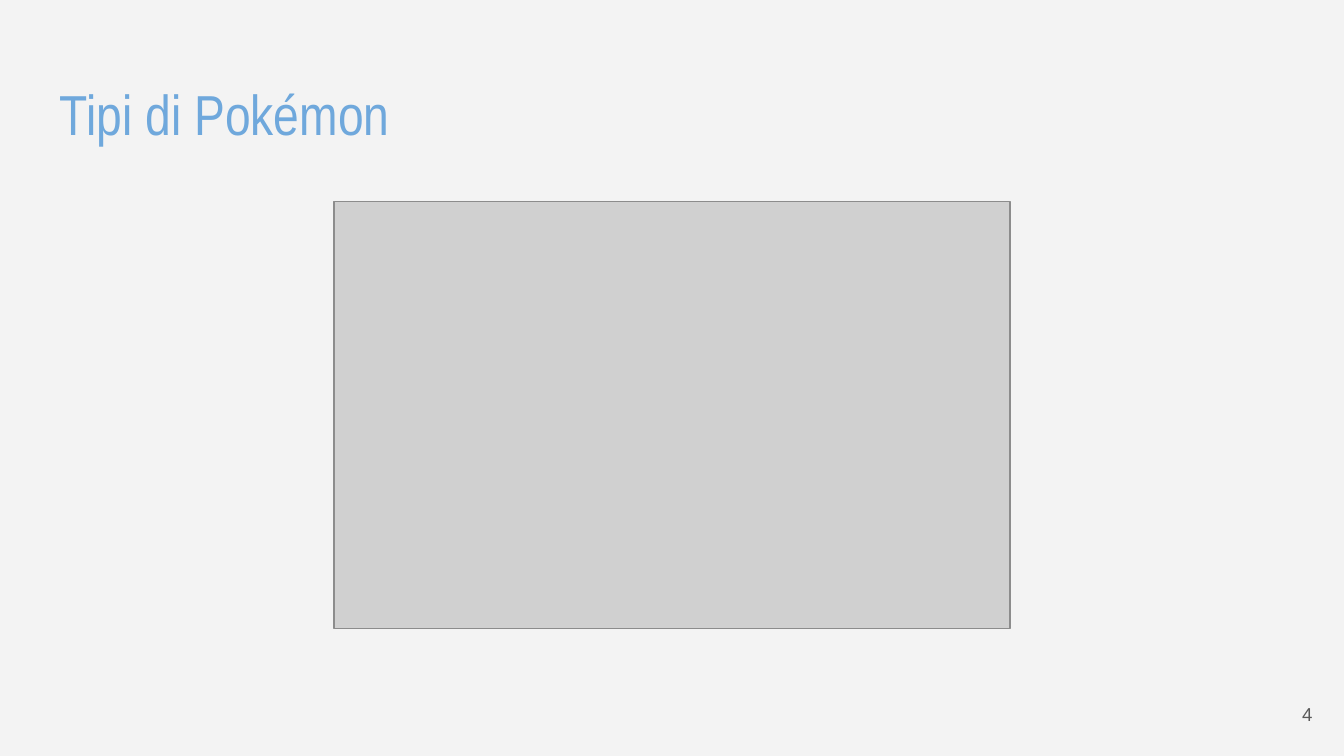
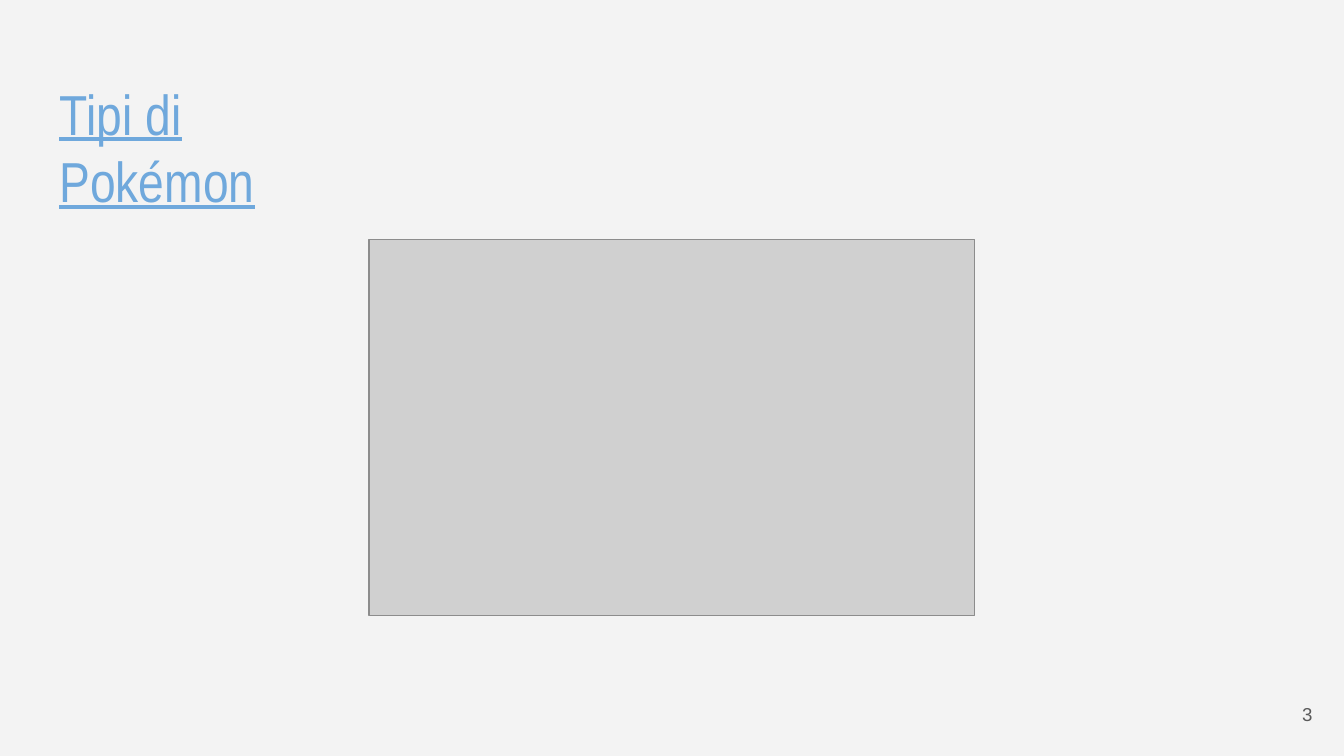
Before and after one commit to Mantotheale/PokemonScientificVisualization, a slide deck: slide 4 of Pokemon - Visualizzazione Scientifica.pptx. Drawn at 1344x756 pixels with LibreOffice and Linux fonts; fonts in the diff are those of the drawing; grey boxes stand for pictures. Boxes give left, top, right and bottom in pixels: in the first picture for what was removed or moved away, otherwise in the second. Text is boxed around its words. In the diff, an @@ line names an element or a change of style, - is before the commit and + after.

```diff
--- a/Pokemon - Visualizzazione Scientifica.pptx
+++ b/Pokemon - Visualizzazione Scientifica.pptx
@@ title "Tipi di Pokémon" at bbox=[59, 94, 254, 209]: underline on @@
@@ picture: place and size @@
-picture at bbox=[335, 202, 1011, 629]
+picture at bbox=[370, 239, 976, 616]
@@ text at bbox=[1302, 708, 1312, 721]: text changed @@
-4
+3
```
Also in this commit, not shown: 15 other slides changed, 5 slides added, 1 slide removed, 1 other file.
